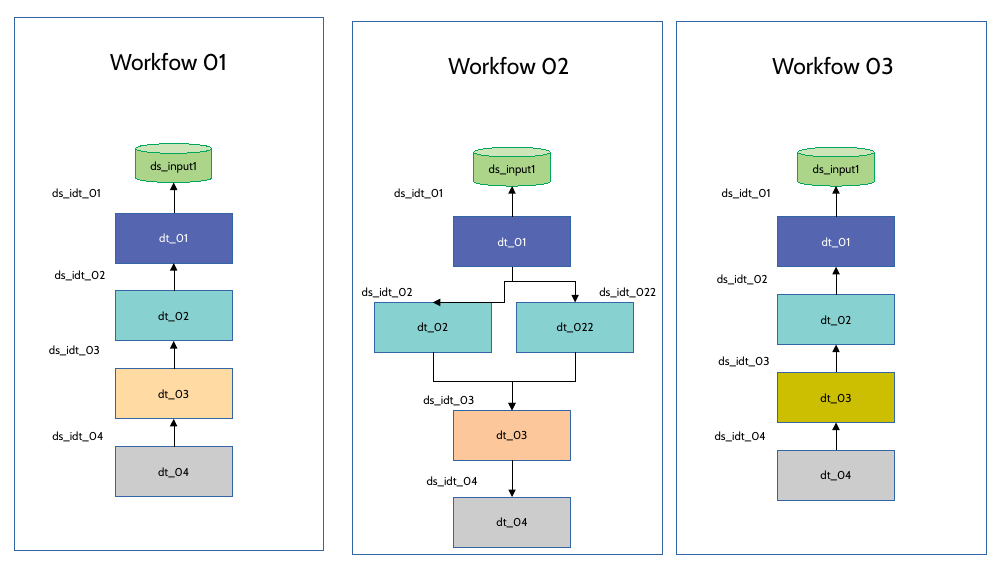
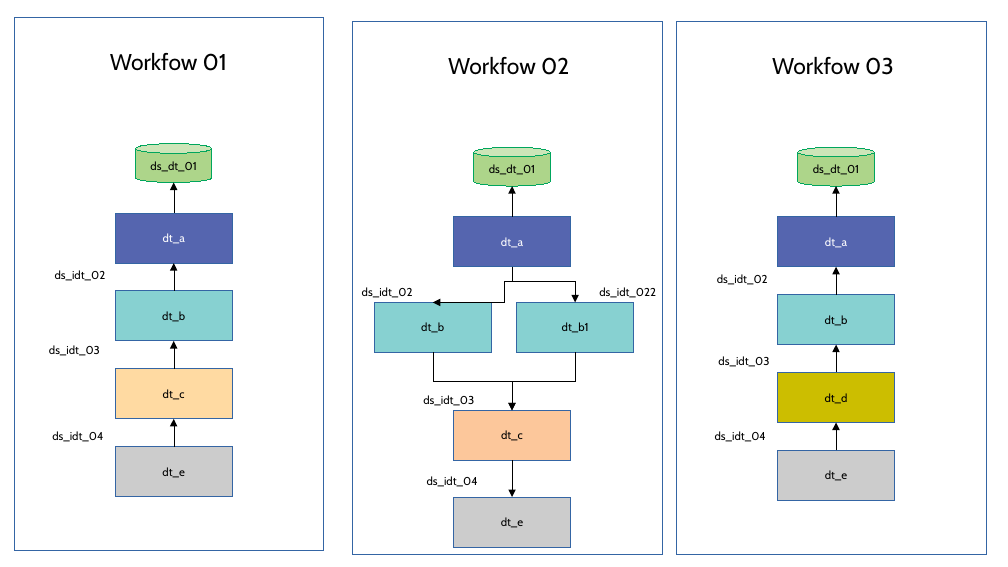
Before and after one commit to luizgdias/jenaowl, a slide deck: slide 1 of ProjetoOwl/Modelagem/diagramas.odp. Drawn at 1008x567 pixels with LibreOffice and Linux fonts; fonts in the diff are those of the drawing. Boxes give left, top, right and bottom in pixels: in the first picture for what was removed or moved away, otherwise in the second. Text is boxed around its words. In the diff, an @@ line names an element or a change of style, - is before the commit and + after.

```diff
--- a/ProjetoOwl/Modelagem/diagramas.odp
+++ b/ProjetoOwl/Modelagem/diagramas.odp
@@ text in cylinder at (x1=150, y1=161, x2=196, y2=172): text changed @@
-ds_input1
+ds_dt_01
@@ text in cylinder at (x1=489, y1=164, x2=535, y2=175): text changed @@
-ds_input1
+ds_dt_01
@@ text in cylinder at (x1=813, y1=164, x2=859, y2=175): text changed @@
-ds_input1
+ds_dt_01
@@ text removed at (x1=52, y1=188, x2=101, y2=199) @@
-ds_idt_01
@@ text removed at (x1=394, y1=188, x2=443, y2=199) @@
-ds_idt_01
@@ text removed at (x1=722, y1=188, x2=771, y2=199) @@
-ds_idt_01
@@ text in rectangle at (x1=163, y1=233, x2=185, y2=244): text changed @@
-dt_01
+dt_a
@@ text in rectangle at (x1=501, y1=237, x2=523, y2=248): text changed @@
-dt_01
+dt_a
@@ text in rectangle at (x1=825, y1=237, x2=847, y2=248): text changed @@
-dt_01
+dt_a
@@ text in rectangle at (x1=162, y1=311, x2=185, y2=322): text changed @@
-dt_02
+dt_b
@@ text in rectangle at (x1=421, y1=322, x2=444, y2=333): text changed @@
-dt_02
+dt_b
@@ text in rectangle at (x1=562, y1=322, x2=589, y2=333): text changed @@
-dt_022
+dt_b1
@@ text in rectangle at (x1=825, y1=315, x2=848, y2=326): text changed @@
-dt_02
+dt_b
@@ text in rectangle at (x1=163, y1=389, x2=185, y2=400): text changed @@
-dt_03
+dt_c
@@ text in rectangle at (x1=825, y1=393, x2=848, y2=404): text changed @@
-dt_03
+dt_d
@@ text in rectangle at (x1=501, y1=430, x2=523, y2=441): text changed @@
-dt_03
+dt_c
@@ text in rectangle at (x1=162, y1=467, x2=185, y2=478): text changed @@
-dt_04
+dt_e
@@ text in rectangle at (x1=825, y1=470, x2=848, y2=481): text changed @@
-dt_04
+dt_e
@@ text in rectangle at (x1=501, y1=517, x2=524, y2=528): text changed @@
-dt_04
+dt_e
```
Also in this commit, not shown: 1 slide added, 1 other file.
